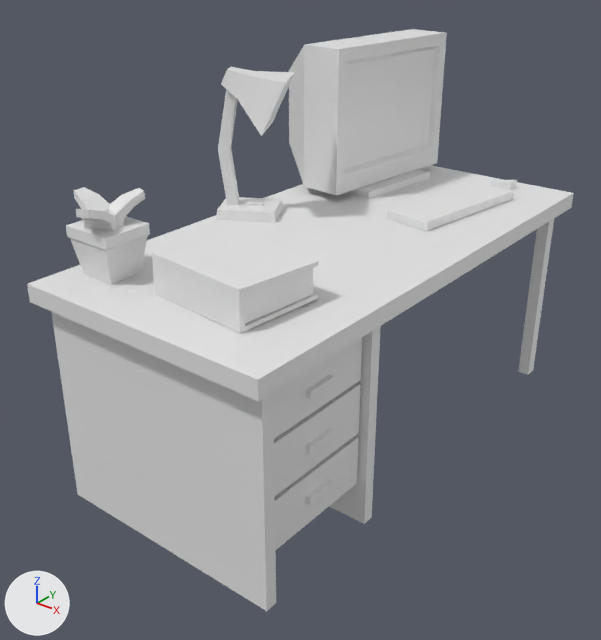
An edit to the FBX model Assets/3D/Hospital_LowPoly/Meshes/SM_Table_A2.fbx, drawn before and after from the same camera.
Rendered twice from a camera (50 mm lens) standing at (1.89, -2.62, 2.12) and looking at (-0.08, -0.15, 0.59). Arrows for +X, +Y and +Z are at lower left; the lights stay in place. Materials are left out; every surface is plain grey. Where no turn or scale is listed for an object, it has been applied to the vertices.

The scene before the commit, as lines of its bpy script (objects in view):
```python
me_mesh = bpy.data.meshes.new('Mesh')
me_mesh.from_pydata(...)  # 295 vertices, 406 faces; spans x -0.69..0.54, y -1.11..1.11, z 0.03..1.63
me_mesh.materials.append(mat_02___default)
ob_sm_table_a2 = bpy.data.objects.new('SM_Table_A2', me_mesh)
ob_sm_table_a2.location = (0.0, 0.0, 0.0)
```
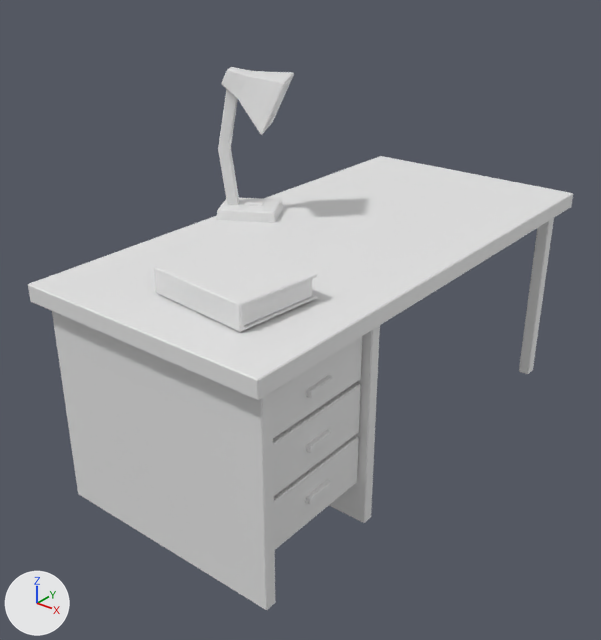
Pixel boxes [x1, y1, x2, y2] of what changed, in the pictures (601 x 640 px):
'SM_Table_A2', reshaped (7% shorter)
    before: [27, 29, 574, 611]
    after: [28, 67, 573, 610]
part 1 of me_mesh, deleted
    before: [66, 29, 517, 317]
part 2 of me_mesh, built on
    before: [51, 67, 319, 611]
    after: [28, 67, 573, 610]

Patch to the scene script:
```diff
--- a/Assets/3D/Hospital_LowPoly/Meshes/SM_Table_A2.fbx.py
+++ b/Assets/3D/Hospital_LowPoly/Meshes/SM_Table_A2.fbx.py
@@ me_mesh @@
 # used by ob_sm_table_a2; location = (0.0, 0.0, 0.0)
-me_mesh.from_pydata(...)  # 295 vertices, 406 faces; spans x -0.69..0.54, y -1.11..1.11, z 0.03..1.63
+me_mesh.from_pydata(...)  # 407 vertices, 345 faces; spans x -0.6..0.54, y -1.11..1.11, z 0.03..1.57
+# me_mesh part 1: 11 loose pieces with 132 vertices, spanning x -0.69..0.36, y -1.02..1.08, z 0.95..1.63, are deleted
+# me_mesh part 2: 4 vertices moved from x -0.43..0.3, y -0.92..0.09, z 1.09..1.35 to x -0.43..0.33, y -0.88..0.09, z 0.98..1.35; 32 vertices removed from x -0.6..0.34, y -1.06..1.05, z 0.03..1.57; 276 vertices added at x -0.6..0.54, y -1.11..1.11, z 0.03..1.57
```
